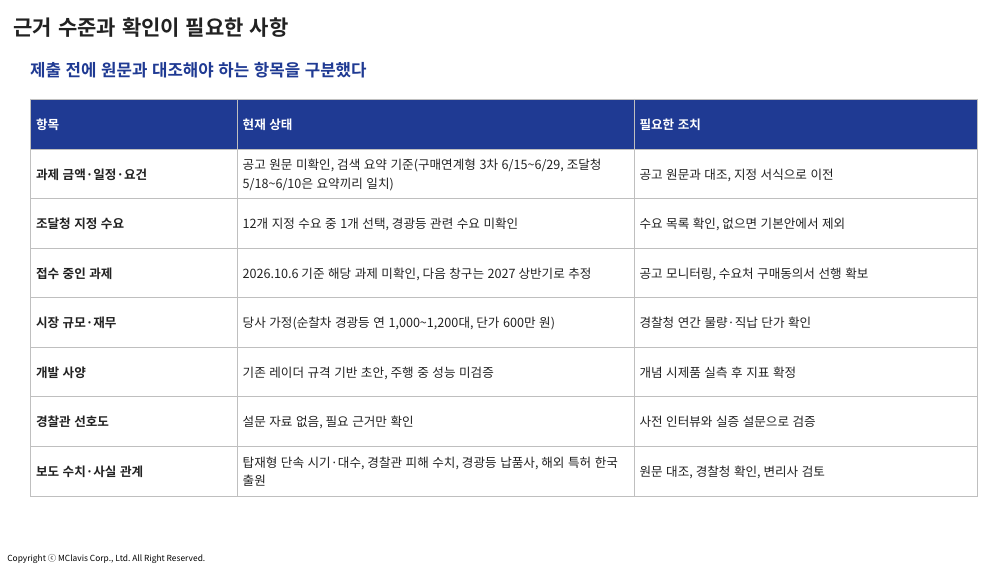
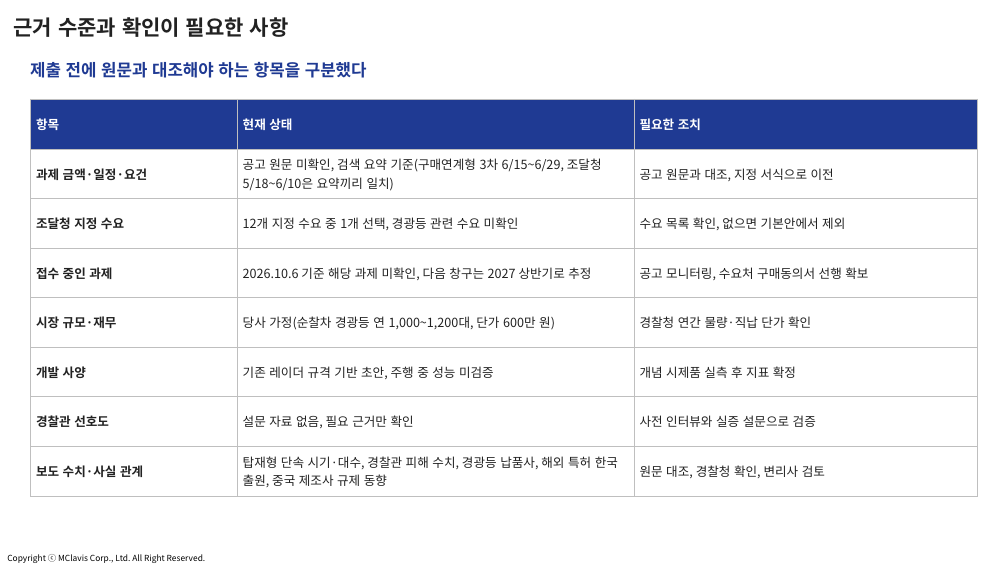
Before and after one commit to jangha-collab/jangha-kim, a slide deck: slide 26 of docs/사업계획서/2026-10_스마트경찰경광등_사업계획_과제제안.pptx (slide 25 before the commit). Drawn at 1008x567 pixels with LibreOffice and Linux fonts; fonts in the diff are those of the drawing; background and template pictures are left out. Boxes give left, top, right and bottom in pixels: in the first picture for what was removed or moved away, otherwise in the second. Text is boxed around its words. In the diff, an @@ line names an element or a change of style, - is before the commit and + after.

```diff
--- a/docs/사업계획서/2026-10_스마트경찰경광등_사업계획_과제제안.pptx
+++ b/docs/사업계획서/2026-10_스마트경찰경광등_사업계획_과제제안.pptx
@@ table at <box>30,99,978,496</box> @@
-row 8, column 2: 탑재형 단속 시기·대수, 경찰관 피해 수치, 경광등 납품사, 해외 특허 한국 출원
+row 8, column 2: 탑재형 단속 시기·대수, 경찰관 피해 수치, 경광등 납품사, 해외 특허 한국 출원, 중국 제조사 규제 동향
```
Also in this commit, not shown: 1 slide added, 7 other files.
